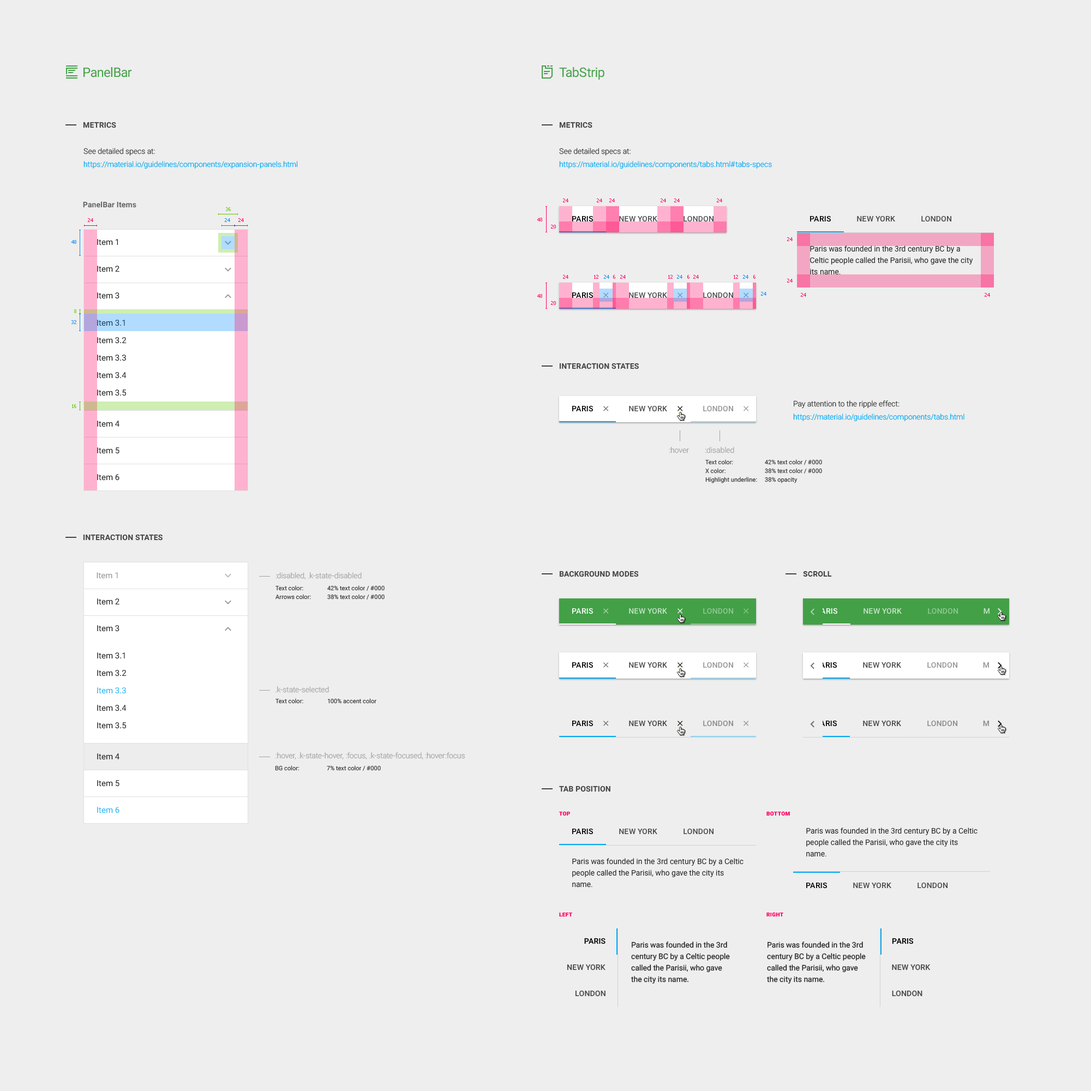
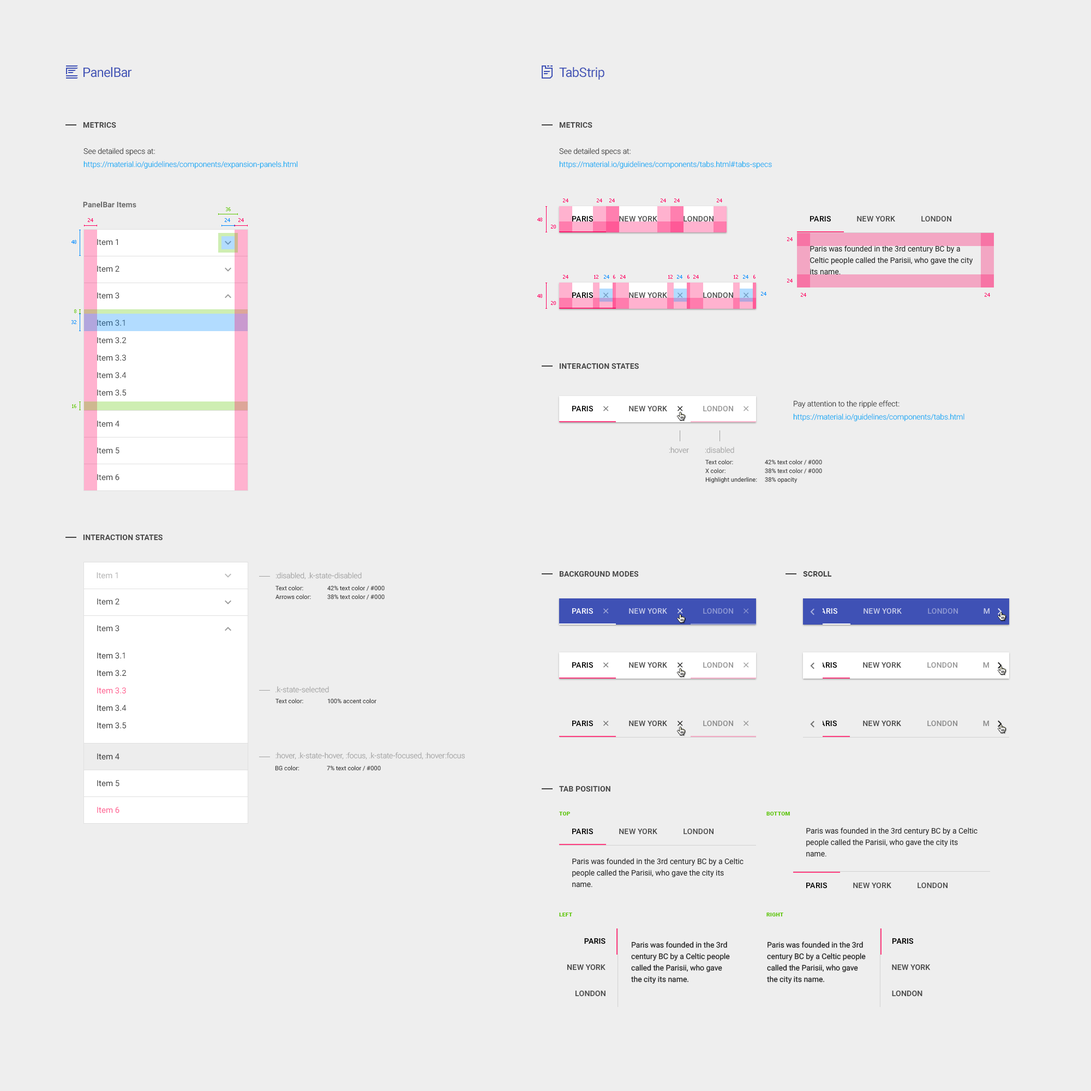
Revision of a layered 1091x1091 image; what changed, layer by layer:
added group "metrics guides" (1st of 2, in "TabStrip" › "Metrics" › "Group 3") with 39 layers in group "Group 3" over [559, 307, 617, 309]
moved "Rectangle 2" (19th of 31, in "TabStrip" › "Metrics" › "Group 3" › "metrics guides") into group "metrics guides" over [559, 307, 617, 309]
painted on "highlight" (1st of 19, in "TabStrip" › "Metrics" › "Group 3" › "Solid TabStrip") over [559, 307, 617, 309]
painted on "Bottom" over [766, 811, 791, 817]
painted on "highlight" (8th of 19, in "TabStrip" › "Background Modes" › "Undelined TabStrip") over [690, 736, 757, 738]
painted on "highlight" (9th of 19, in "TabStrip" › "Background Modes" › "Undelined TabStrip") over [559, 736, 617, 738]
painted on "highlight" (10th of 19, in "TabStrip" › "Background Modes" › "Solid TabStrip") over [690, 677, 757, 679]
painted on "highlight" (11th of 19, in "TabStrip" › "Background Modes" › "Solid TabStrip") over [559, 677, 617, 679]
painted on "key shadow" (4th of 7, in "TabStrip" › "Background Modes" › "Solid TabStrip") over [558, 598, 757, 625]
painted on "key shadow" (6th of 7, in "TabStrip" › "Background Modes" › "Solid TabStrip") over [803, 598, 1010, 625]
painted on "highlight" (18th of 19, in "TabStrip" › "Interaction States" › "Solid TabStrip") over [690, 421, 757, 423]
painted on "TabStrip Icon" over [541, 65, 553, 79]
painted on "TabStrip" (2nd of 2, in "TabStrip" › "Label") over [559, 67, 605, 80]
painted on "Item 3.1 Item 3.2 Item 3.3 Item 3.4 Item 3.5" (1st of 2, in "PanelBar" › "Interaction States" › "Panelbar Items") over [97, 652, 127, 730]
painted on "Item 4 Item 5 Item 6" (1st of 2, in "PanelBar" › "Interaction States" › "Panelbar Items") over [97, 753, 120, 814]
moved "Legend" above "Label" over [275, 585, 385, 772]
painted on "PanelBar Icon" over [66, 65, 79, 79]
painted on "PanelBar" (2nd of 2, in "PanelBar" › "Label") over [83, 67, 133, 78]
…and 17 more changes (1 added, 12 painted, 4 stack)
